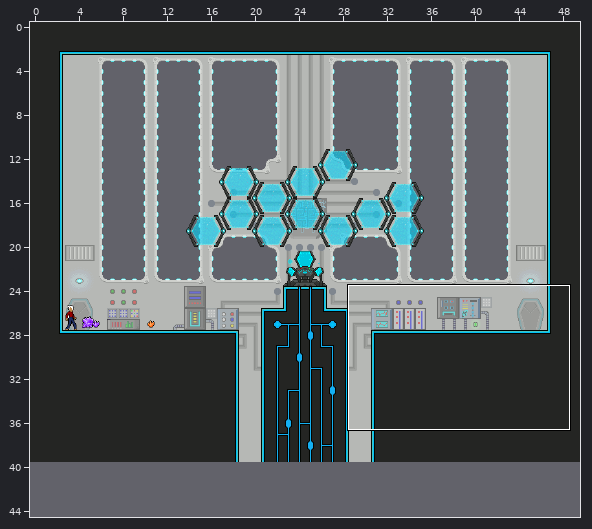
Tiled map -- map-src/Finale.tmx. Above: a wide view before the commit, with the close-up outlined.
Close-up. The starting point:
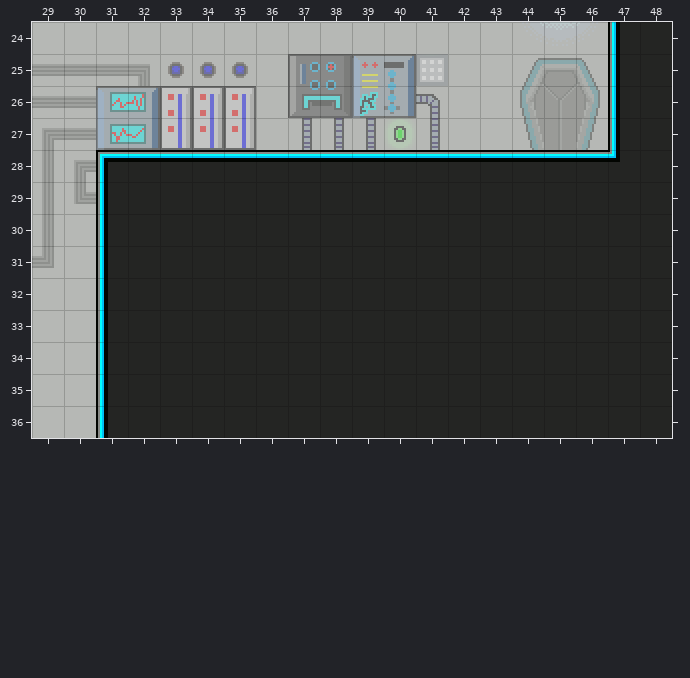
Cells are 16x16 px. Shown: x 29..48, y 24..36. The commit also changed other parts of the map, which this record leaves out. The old version is drawn lined up with the new one.
And afterwards:
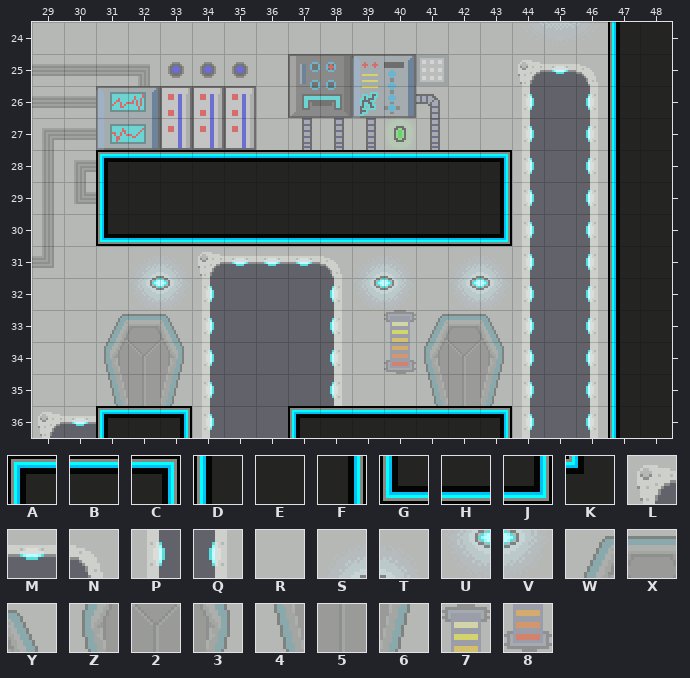
Key: from "main": A 0, B 1, C 2, D 25, E 26, F 27, G 50, H 51, J 52, K 101, L 247, M 248, N 249, P 272, Q 274, R 278, S 284, T 285, U 309, V 310, W 320, X 321, Y 322, Z 345, 2 346, 3 347, 4 370, 5 371, 6 372, 7 451, 8 476.
_ is an empty cell.
Edits made:
map size 50x40 -> 50x45 cells
Layer "Tile Layer 1":
Tile E gives way to tile 2 in row 34 at x 32 and 42.
Tile E gives way to tile 3 in row 34 at x 33 and 43.
Tile D gives way to tile 4 in row 35 at x 31.
Tile E gives way to tile 4 in row 35 at x 41.
Tile E gives way to tile 5 in row 35 at x 32 and 42.
Tile E gives way to tile 6 in row 35 at x 33 and 43.
Tile E gives way to tile 7 in row 33 at x 40.
Tile E gives way to tile 8 in row 34 at x 40.
Tile D gives way to tile A in row 36 at x 31.
Tile E gives way to tile A in row 36 at x 37.
Tile E gives way to tile B in row 36 at x 32 and 38 to 42.
Tile B gives way to tile C in row 28 at x 43.
Tile E gives way to tile C in row 36 at x 33 and 43.
Tile E gives way to tile D in rows 29 to 36 at x 47.
Tile K gives way to tile D in row 28 at x 47.
Tile E gives way to tile F in row 29 at x 43.
Tile D gives way to tile G in row 30 at x 31.
Tile E gives way to tile H in row 30 at x 32 to 42.
Tile E gives way to tile J in row 30 at x 43.
Tile E gives way to tile L in row 31 at x 34.
Tile R gives way to tile L in row 36 at x 29.
Tile W gives way to tile L in row 25 at x 44.
Tile E gives way to tile M in row 31 at x 35 to 37.
Tile R gives way to tile M in row 36 at x 30.
Tile X gives way to tile M in row 25 at x 45.
Tile E gives way to tile N in row 31 at x 38.
Tile Y gives way to tile N in row 25 at x 46.
Tile 4 gives way to tile P in row 27 at x 44.
Tile B gives way to tile P in row 28 at x 44.
Tile E gives way to tile P in rows 29 to 31 at x 44; in rows 32 to 36 at x 34 and 44.
Tile Z gives way to tile P in row 26 at x 44.
Tile 3 gives way to tile Q in row 26 at x 46.
Tile 6 gives way to tile Q in row 27 at x 46.
Tile B gives way to tile Q in row 28 at x 46.
Tile E gives way to tile Q in rows 29 to 31 at x 46; in rows 32 to 35 at x 38 and 46; in row 36 at x 46.
Tile D gives way to tile R in rows 31 to 32 at x 31.
Tile E gives way to tile R in rows 31 to 32 at x 41; in rows 33 to 34 at x 39; in row 35 at x 39 to 40.
Tile E gives way to tile S in row 31 at x 32, 39 and 42.
Tile E gives way to tile T in row 31 at x 33, 40 and 43.
Tile E gives way to tile U in row 32 at x 32, 39 and 42.
Tile E gives way to tile V in row 32 at x 33, 40 and 43.
Tile D gives way to tile W in row 33 at x 31.
Tile E gives way to tile W in row 33 at x 41.
Tile E gives way to tile X in row 33 at x 32 and 42.
Tile E gives way to tile Y in row 33 at x 33 and 43.
Tile D gives way to tile Z in row 34 at x 31.
Tile E gives way to tile Z in row 34 at x 41.
Tile 2 is gone in row 26 at x 45.
Tile 5 is gone in row 27 at x 45.
Tile B is gone in row 28 at x 45.
Tile E is gone in rows 29 to 31 at x 45; in rows 32 to 35 at x 35 to 37 and 45; in row 36 at x 35 to 36 and 45.
